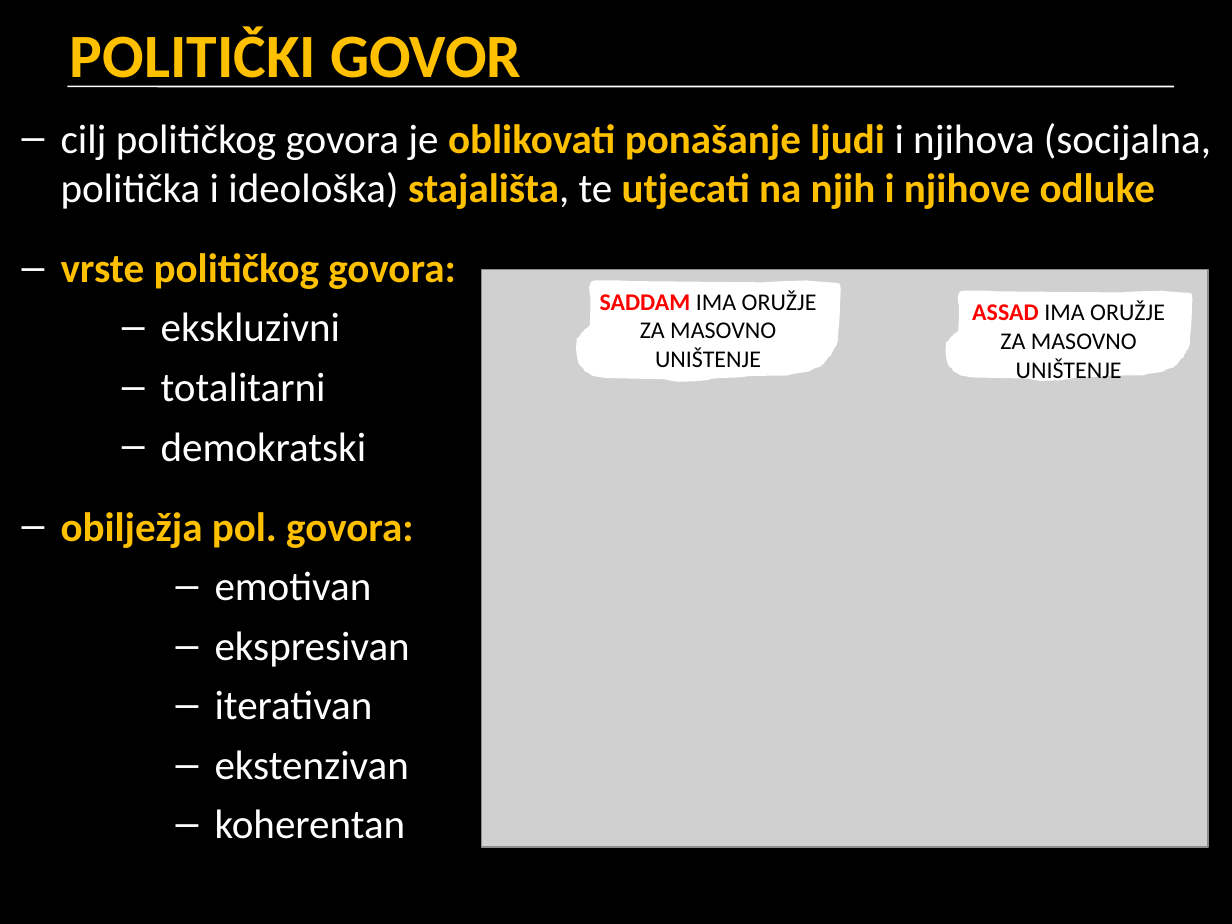
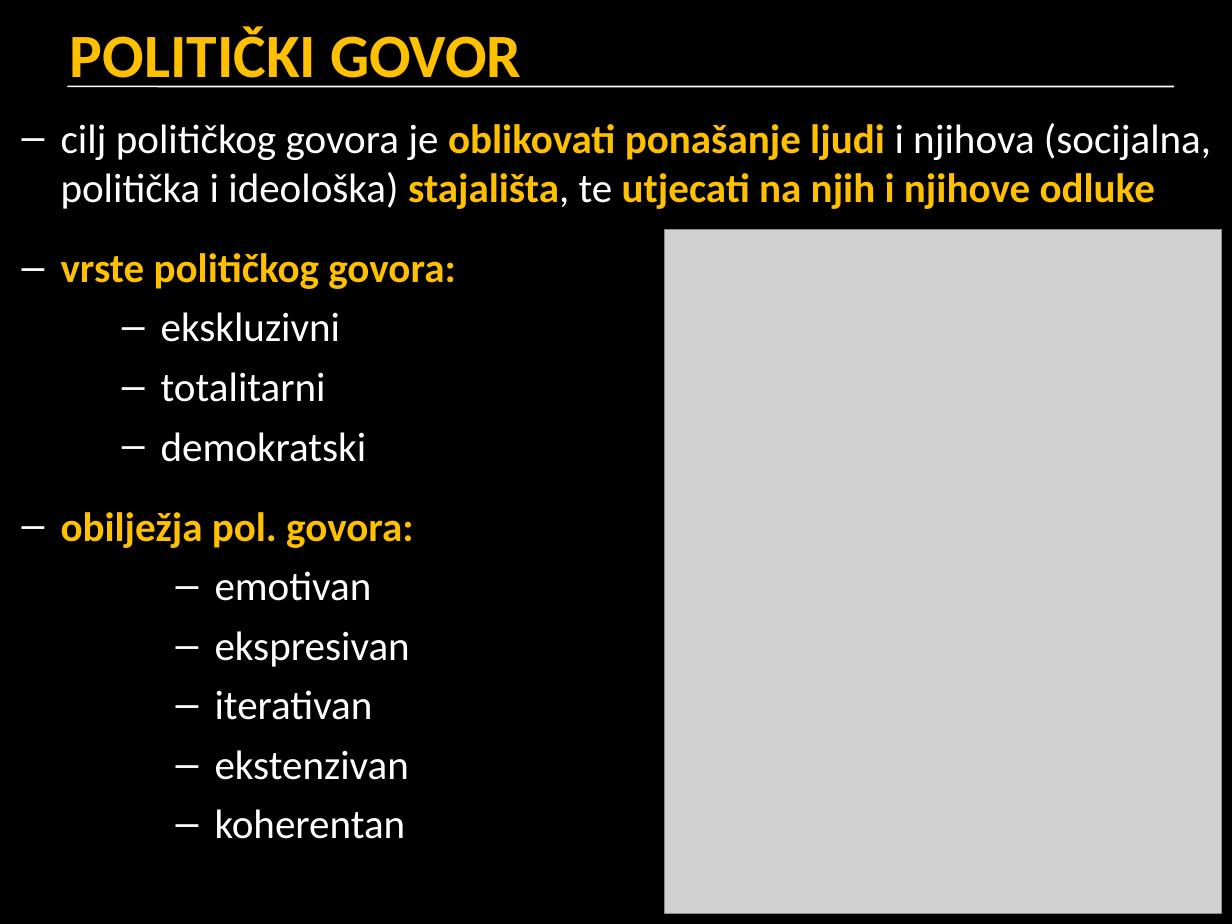
Before and after one commit to cornx/print, a slide deck: slide 22 of data/prezentacije/politika/001_pojam_politike.pptx (slide 25 before the commit). Drawn at 1232x924 pixels with LibreOffice and Linux fonts; fonts in the diff are those of the drawing; grey boxes stand for pictures. Boxes give left, top, right and bottom in pixels: in the first picture for what was removed or moved away, otherwise in the second. Text is boxed around its words. In the diff, an @@ line names an element or a change of style, - is before the commit and + after.

```diff
--- a/data/prezentacije/politika/001_pojam_politike.pptx
+++ b/data/prezentacije/politika/001_pojam_politike.pptx
@@ picture: place and size @@
-picture at (482,270,1209,848)
+picture at (664,229,1221,913)
@@ freeform shape removed at (575,280,840,382) @@
-SADDAM IMA ORUŽJE ZA MASOVNO UNIŠTENJE
@@ freeform shape removed at (945,291,1193,381) @@
-ASSAD IMA ORUŽJE ZA MASOVNO UNIŠTENJE
```
Also in this commit, not shown: 18 other slides changed, 5 slides added, 5 slides removed, 1 other file.
